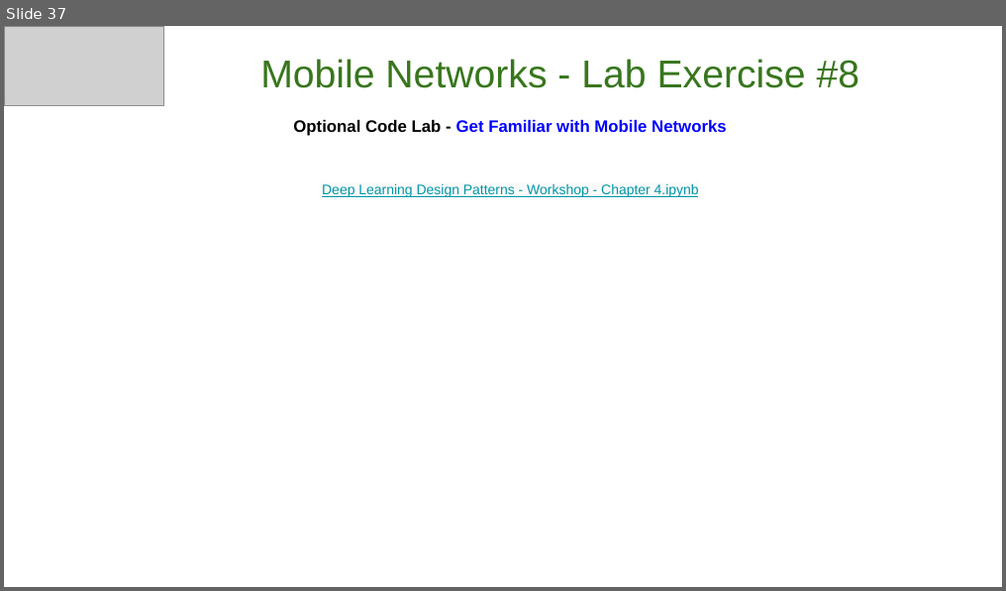
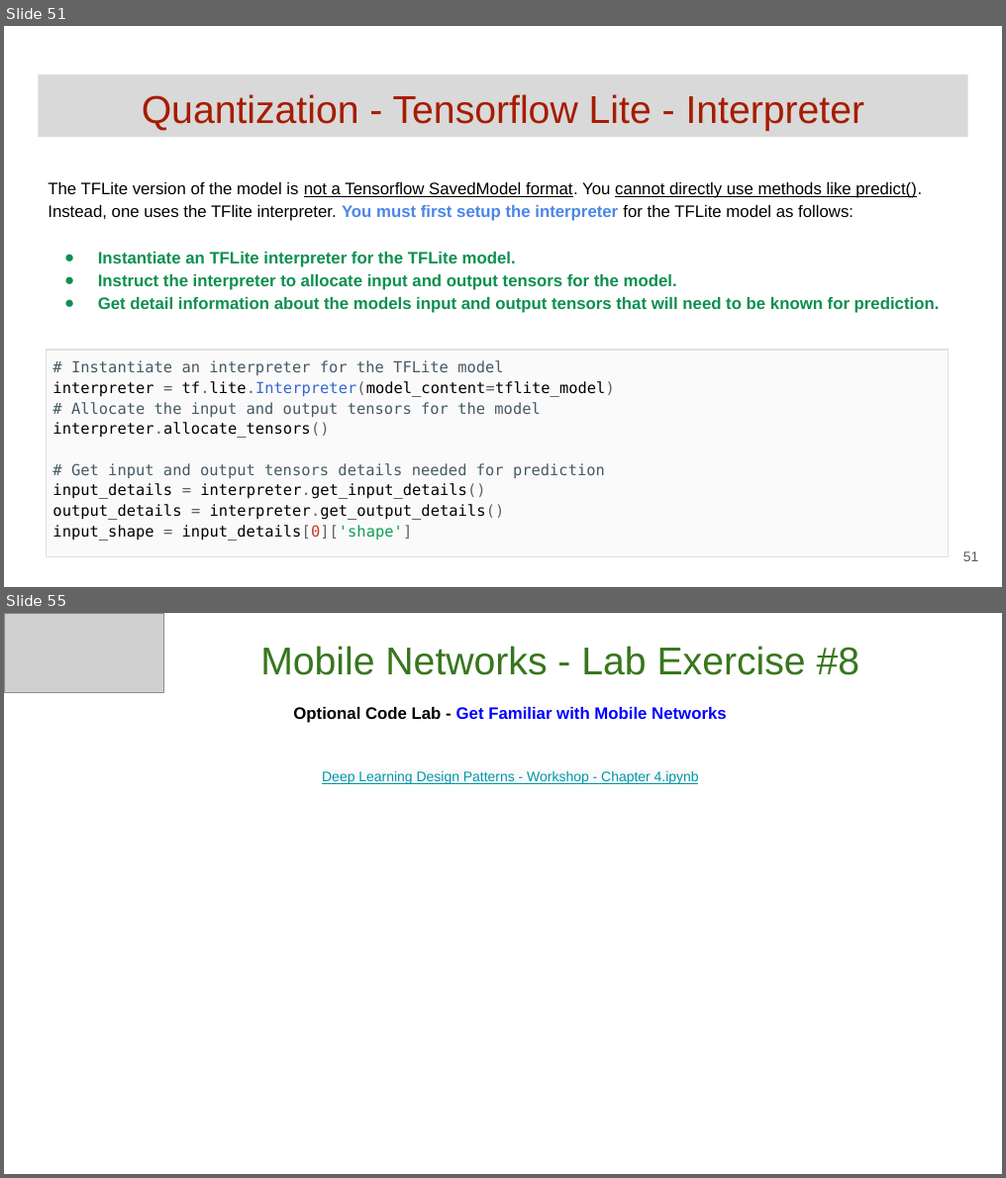
Before and after one commit to GoogleCloudPlatform/keras-idiomatic-programmer, a slide deck: books/deep-learning-design-patterns/Workshops/Junior/Deep Learning Design Patterns - Workshop - Chapter 4.pptx. Shown one above the other, each under a label of ours: slide 37 before the commit, slides 51 and 55 after it; the slides between them are not shown. The pictures are 1006x591 and 1006x1178 pixels, drawn with LibreOffice and Linux fonts; fonts in the diff are those of the drawing; grey boxes stand for pictures. Boxes give left, top, right and bottom in pixels: in the first picture for what was removed or moved away, otherwise in the second. Text is boxed around its words. In the diff, an @@ line names an element or a change of style, - is before the commit and + after.

```diff
--- a/books/deep-learning-design-patterns/Workshops/Junior/Deep Learning Design Patterns - Workshop - Chapter 4.pptx
+++ b/books/deep-learning-design-patterns/Workshops/Junior/Deep Learning Design Patterns - Workshop - Chapter 4.pptx
@@ slide 51 added at [4,26,1002,587], background #FFFFFF @@
@@ title added at [38,75,968,138], fill #D9D9D9, 28 pt, text #A61C00 @@
+Quantization - Tensorflow Lite - Interpreter
@@ text added at [48,182,940,313], 12 pt, text #0D904F, bold @@
+The TFLite version of the model is not a Tensorflow SavedModel format. You cannot directly use methods like predict(). Instead, one uses the TFlite interpreter. You must first setup the interpreter for the TFLite model as follows:
+● Instantiate an TFLite interpreter for the TFLite model.
+● Instruct the interpreter to allocate input and output tensors for the model.
+● Get detail information about the models input and output tensors that will need to be known for prediction.
@@ table added at [46,350,948,587], 1 rows, 1 columns @@
+# Instantiate an interpreter for the TFLite model / interpreter = tf.lite.Interpreter(model_content=tflite_model) / # Allocate the input and output tensors for the model / interpreter.allocate_tensors() / # Get input and output tensors details needed for prediction / input_details = interpreter.get_input_details() / output_details = interpreter.get_output_details() / input_shape = input_details[0]['shape']
@@ page number added at [963,552,979,562], 10 pt, text #595959 @@
+51
@@ what was slide 37 is now slide 55 @@
```
Also in this commit, not shown: 1 slide changed, 17 other slides added.
